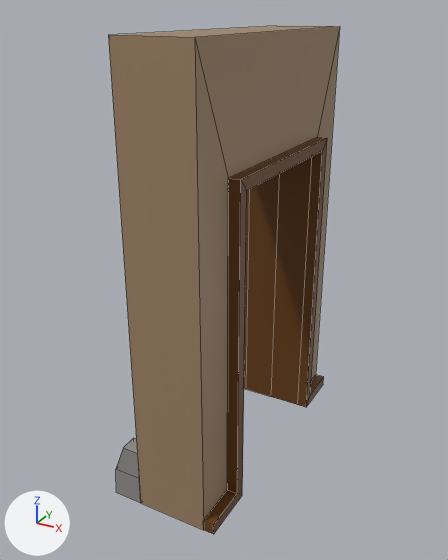
Before and after pictures for a commit that changed the FBX model Artists/Jac/architecture/SM_Wall_Doorframe_NoTop.fbx.
Rendered twice from a camera (50 mm lens) standing at (1.09, -3.12, 3.12) and looking at (-0.85, 0.41, 1.36). The lights are fixed; the arrows at lower left show +X, +Y and +Z. Mesh edges are drawn as thin lines. Where no turn or scale is listed for an object, it has been applied to the vertices. Vertices at the same position are counted once.

The older version as bpy lines, for what is in view:
```python
me_mesh = bpy.data.meshes.new('Mesh')
me_mesh.from_pydata(...)  # 98 vertices, 78 faces; spans x -1.21..-0.42, y -0.5..1.5, z 0.0..3.0
me_mesh.materials.append(mat_m_wall)  # picture img_bench_d_png
ob_sm_wall_doorframe_notop = bpy.data.objects.new('SM_Wall_Doorframe_NoTop', me_mesh)
ob_sm_wall_doorframe_notop.location = (0.0, 0.0, 0.0)
```
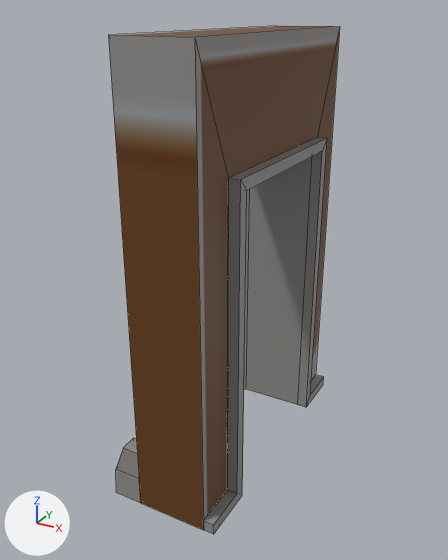
What changed in the scene script:
```text
Change me_mesh:
    used by ob_sm_wall_doorframe_notop; location = (0.0, 0.0, 0.0)
    remove me_mesh.from_pydata(...)  # 98 vertices, 78 faces; spans x -1.21..-0.42, y -0.5..1.5, z 0.0..3.0
    add me_mesh.from_pydata(...)  # 92 vertices, 73 faces; spans x -1.21..-0.42, y -0.5..1.5, z 0.0..3.0
    me_mesh part 1
    6 vertices are removed from x -0.75, y -0.17..1.17, z 0.0..2.19
    10 faces are deleted
    5 new faces join them
    me_mesh part 2: 68 kept faces spanning x -1.21..-0.42, y -0.5..1.5, z 0.0..3.0 get new texture (UV) coordinates
```

Pixel boxes (x1, y1, x2, y2) of what changed, in the pictures (448 x 560 px):
part 1 of me_mesh, cut back: (246, 157, 312, 405) in both
part 2 of me_mesh, surface changed: (108, 26, 340, 534) in both
